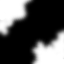
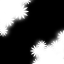
Layers edited between the first and the second 64x64 image:
added layer "形状 21" above "形状 20" over bbox(57, 30, 64, 44)
added layer "形状 20" above "形状 19" over bbox(44, 44, 54, 51)
added layer "形状 19" above "形状 18" over bbox(32, 58, 41, 64)
added layer "形状 18" above "形状 17" over bbox(50, 40, 62, 50)
added layer "形状 17" above "形状 16" over bbox(37, 40, 47, 51)
added layer "形状 16" above "形状 15" over bbox(30, 44, 44, 58)
added layer "形状 15" above "形状 14" over bbox(0, 24, 8, 37)
added layer "形状 14" above "形状 13" over bbox(0, 18, 7, 26)
added layer "形状 13" above "形状 12" over bbox(22, 0, 31, 5)
added layer "形状 12" above "形状 11" over bbox(0, 16, 15, 27)
added layer "形状 11" above "形状 10" over bbox(11, 3, 29, 20)
